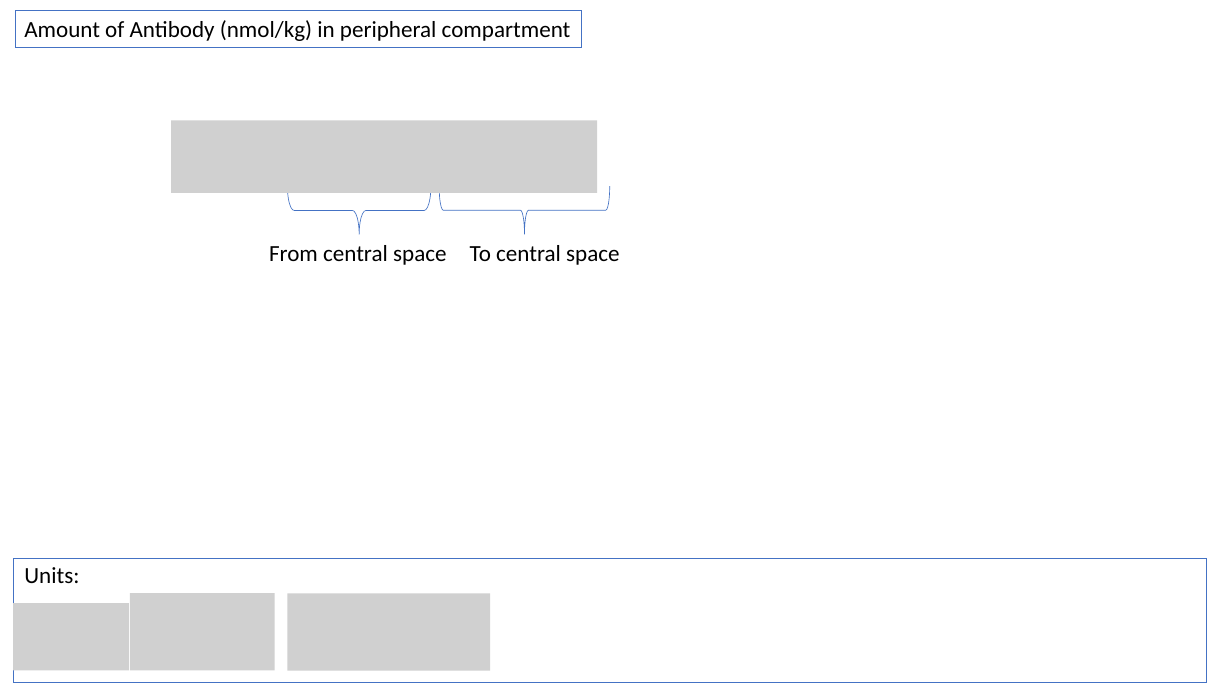
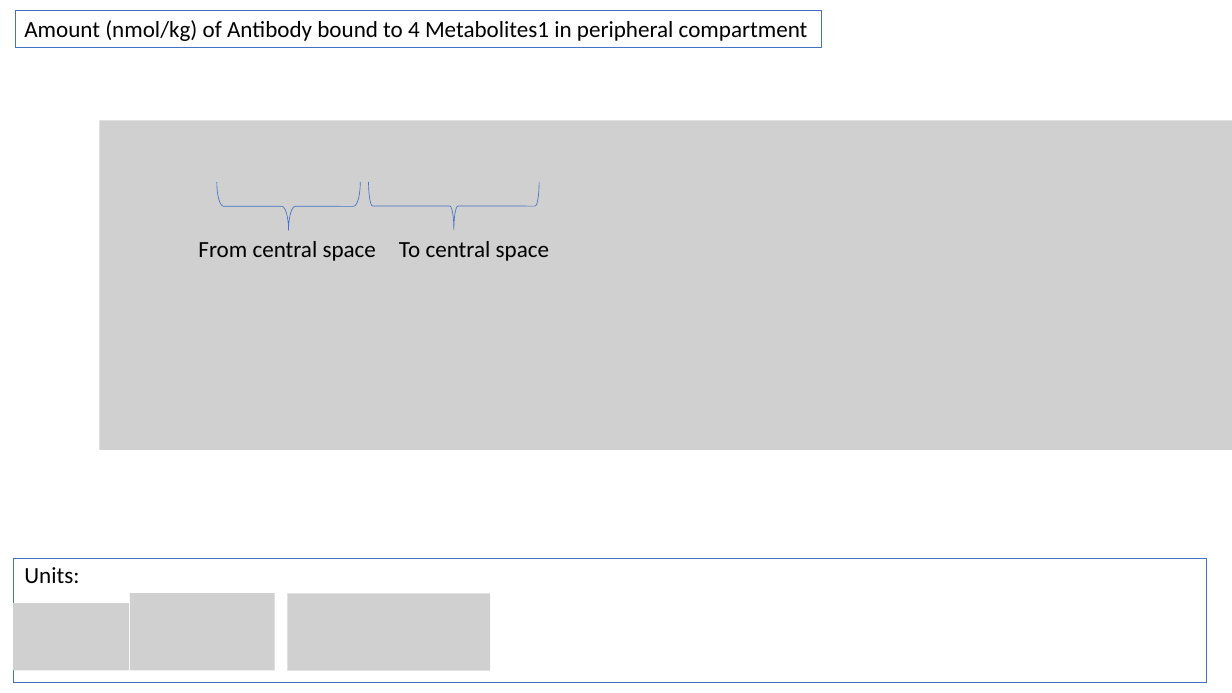
Before and after one commit to judith-stein/hc-protac-shuttle-rshiny-in-vivo, a slide deck: slide 20 of www/logistic_pk_pd_equations_explained.pptx (slide 9 before the commit). Drawn at 1232x693 pixels with LibreOffice and Linux fonts; fonts in the diff are those of the drawing; grey boxes stand for pictures. Boxes give left, top, right and bottom in pixels: in the first picture for what was removed or moved away, otherwise in the second. Text is boxed around its words. In the diff, an @@ line names an element or a change of style, - is before the commit and + after.

Commit message:
add metabolite, ui, plots, pptx

```diff
--- a/www/logistic_pk_pd_equations_explained.pptx
+++ b/www/logistic_pk_pd_equations_explained.pptx
@@ rectangle "Amount (nmol/kg) of Antibody bound ...": place and size @@
-rectangle "Amount (nmol/kg) of Antibody bound ..." at [16,10,582,47]
+rectangle "Amount (nmol/kg) of Antibody bound ..." at [16,10,822,47]
@@ text in rectangle at [24,20,808,41]: text changed @@
-Amount of Antibody (nmol/kg) in peripheral compartment
+Amount (nmol/kg) of Antibody bound to 4 Metabolites1 in peripheral compartment
@@ picture added at [100,120,1232,450] @@
@@ picture removed at [171,120,597,192] @@
@@ 2 texts, 2 right braces: place and size @@
-2 texts, 2 right braces at [269,186,619,265]
+2 texts, 2 right braces at [198,183,549,261]
```
Also in this commit, not shown: 17 other slides changed, 32 slides added, 11 slides removed, 7 other files.
